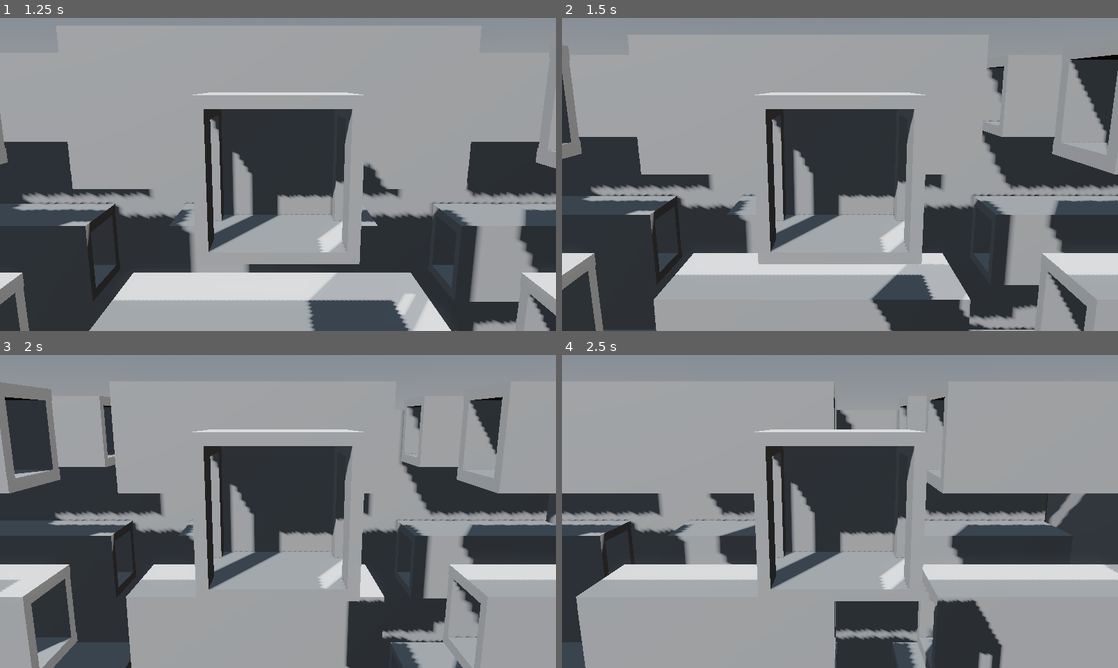
Above: before the commit, frames 1-4 (two rows, left to right).
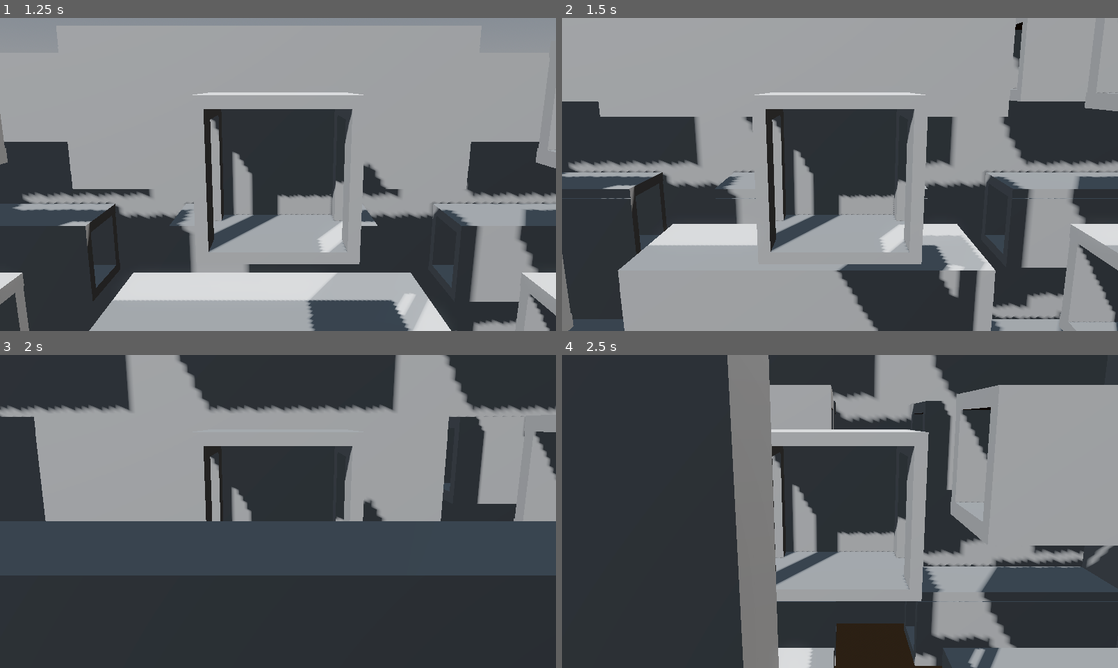
Above: after the commit, the same moments.

Repository: GriffinBaxter/Prof-Oddheart-or-How-I-Learned-to-Stop-Worrying-and-Love-the-Elevator
Game: Godot game, scene res://test_world.tscn
The game is run twice, just before and just after one commit, with the same random seed, the same clock (stepped at 60 frames per second) and the same inputs.
Inputs:
- Up to frame 1 (1.25 s): tap Enter at 0.5 s; hold D (right) from 0.53 s (still down)
- Up to frame 2 (1.5 s): release D (right) at 1.28 s; hold S (backward, bound only before the commit) from 1.28 s (still down)
- Up to frame 3 (2 s): keep holding S (backward, bound only before the commit)
- Up to frame 4 (2.5 s): release S (backward, bound only before the commit) at 2.03 s; hold D (right) from 2.03 s (still down)

Frame 1 is identical in both runs. In frame 2, 33% of the frame differs, in the area x 0-100%, y 0-100%; in frame 3, 59%; in frame 4, 60%.

Commit message:
$112: Change back and forwards to mouse controls

Diff:
--- a/Scenes/Entities/elevator.gd
+++ b/Scenes/Entities/elevator.gd
@@ -3,21 +3,20 @@
 @export var speed: float = 10.
 
 
+func _ready() -> void:
+	Input.set_mouse_mode(Input.MOUSE_MODE_CAPTURED)
+
+
 func _physics_process(_delta: float) -> void:
-	var input := Input.get_vector("left", "right", "forward", "backward")
-	var direction := transform.basis * Vector3(input.x, 0, input.y).normalized()
+	var input := Input.get_vector("left", "right", "down", "up")
+	var direction := transform.basis * Vector3(input.x, input.y, 0).normalized()
 	if direction:
 		velocity.x = direction.x * speed
-		velocity.z = direction.z * speed
+		velocity.y = direction.y * speed
 	else:
 		velocity.x = move_toward(velocity.x, 0, speed)
-		velocity.z = move_toward(velocity.z, 0, speed)
-
-	if Input.is_action_pressed("up"):
-		velocity.y = speed
-	elif Input.is_action_pressed("down"):
-		velocity.y = -speed
-	else:
 		velocity.y = move_toward(velocity.y, 0, speed)
 
+	velocity.z = speed * Input.get_last_mouse_velocity().y * 0.001
+
 	move_and_slide()
--- a/project.godot
+++ b/project.godot
@@ -22,12 +22,12 @@
 
 [input]
 
-forward={
+up={
 "deadzone": 0.2,
 "events": [Object(InputEventKey,"resource_local_to_scene":false,"resource_name":"","device":0,"window_id":0,"alt_presse …(189 unchanged characters)…
 ]
 }
-backward={
+down={
 "deadzone": 0.2,
 "events": [Object(InputEventKey,"resource_local_to_scene":false,"resource_name":"","device":-1,"window_id":0,"alt_press …(192 unchanged characters)…
 ]
@@ -42,14 +42,6 @@
 "events": [Object(InputEventKey,"resource_local_to_scene":false,"resource_name":"","device":-1,"window_id":0,"alt_press …(192 unchanged characters)…
 ]
 }
-up={
-"deadzone": 0.2,
-"events": []
-}
-down={
-"deadzone": 0.2,
-"events": []
-}
 
 [physics]
 
Not shown: 1 places in Scenes/Entities/elevator.tscn that only renumber resources
